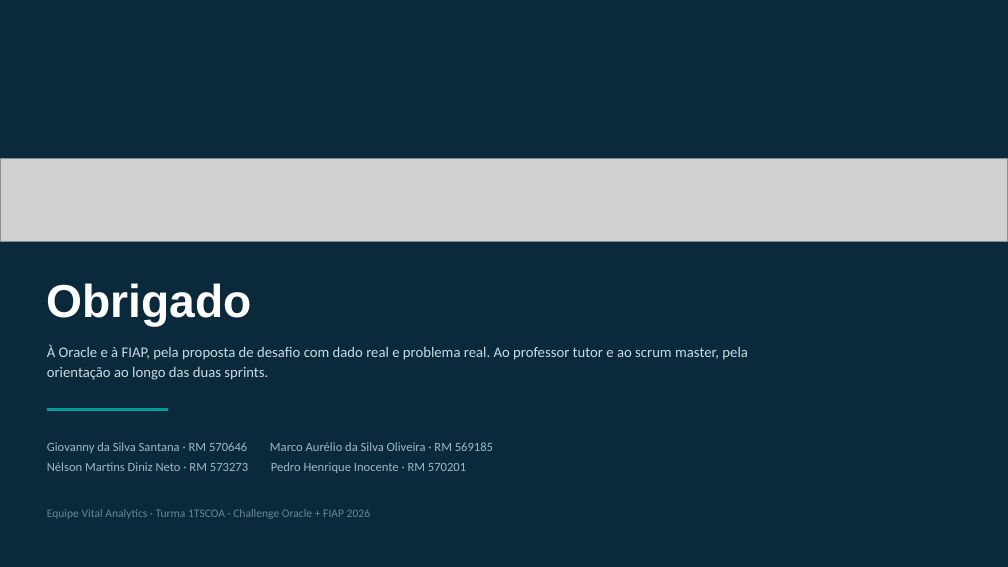
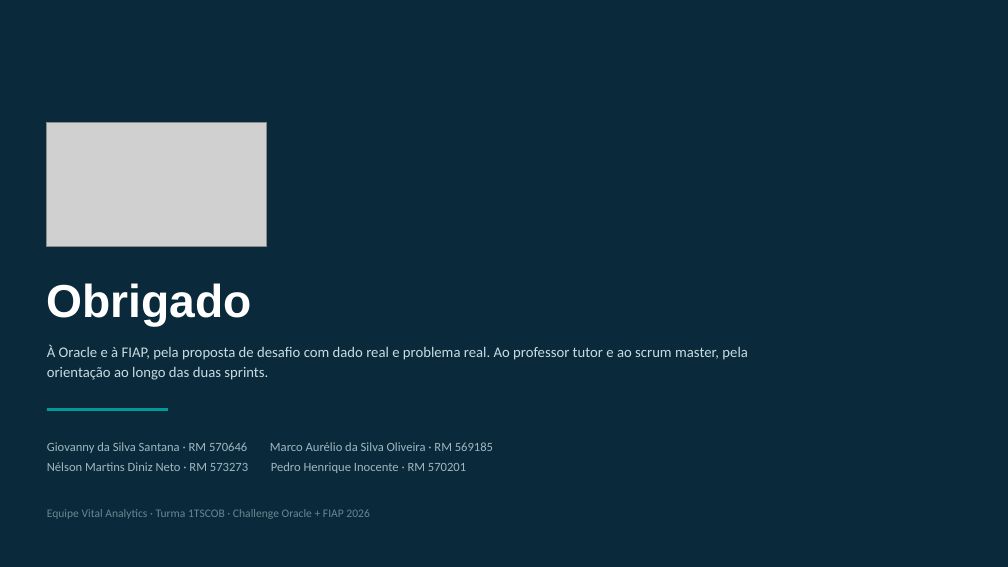
Before and after one commit to nelsondiniz-p/pulso-vital-analytics, a slide deck: slide 25 of EC_Sprint_2_1TSCO_EvidenciasConstrucao_PULSO_VitalAnalytics.pptx (slide 24 before the commit). Drawn at 1008x567 pixels with LibreOffice and Linux fonts; fonts in the diff are those of the drawing; grey boxes stand for pictures. Boxes give left, top, right and bottom in pixels: in the first picture for what was removed or moved away, otherwise in the second. Text is boxed around its words. In the diff, an @@ line names an element or a change of style, - is before the commit and + after.

```diff
--- a/EC_Sprint_2_1TSCO_EvidenciasConstrucao_PULSO_VitalAnalytics.pptx
+++ b/EC_Sprint_2_1TSCO_EvidenciasConstrucao_PULSO_VitalAnalytics.pptx
@@ picture added at [47, 123, 266, 247] @@
@@ picture removed at [0, 159, 1008, 242] @@
@@ text at [47, 509, 369, 519]: text changed @@
-Equipe Vital Analytics · Turma 1TSCOA · Challenge Oracle + FIAP 2026
+Equipe Vital Analytics · Turma 1TSCOB · Challenge Oracle + FIAP 2026
```
Also in this commit, not shown: 22 other slides changed, 2 slides added, 1 slide removed, 52 other files.
